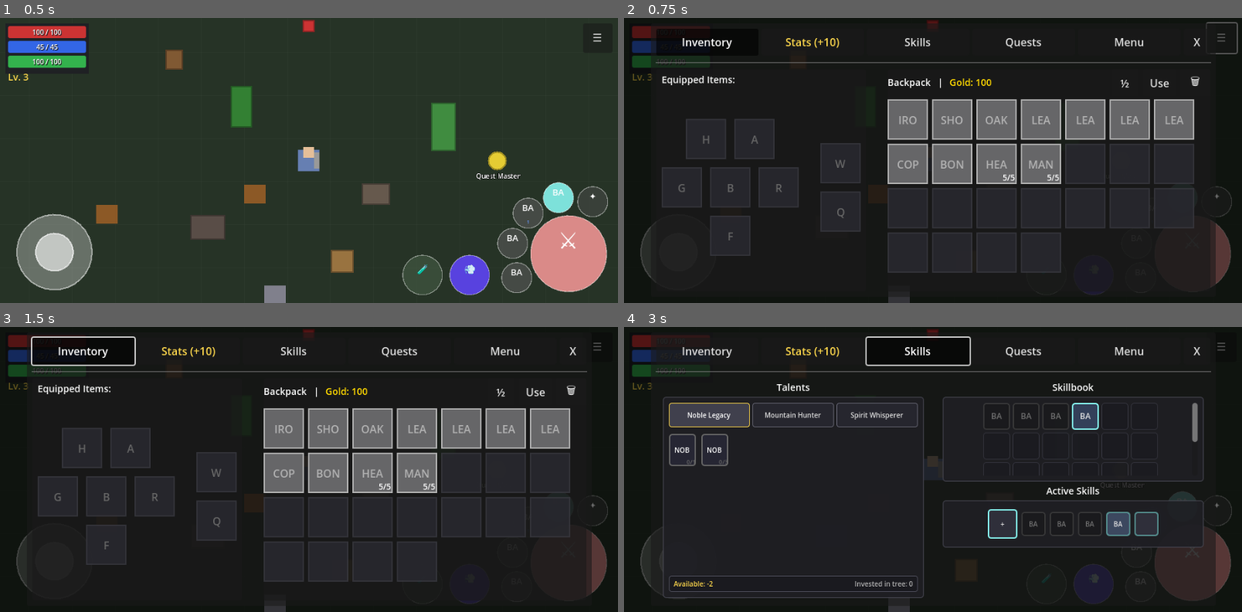
Above: before the commit, frames 1-4 (two rows, left to right).
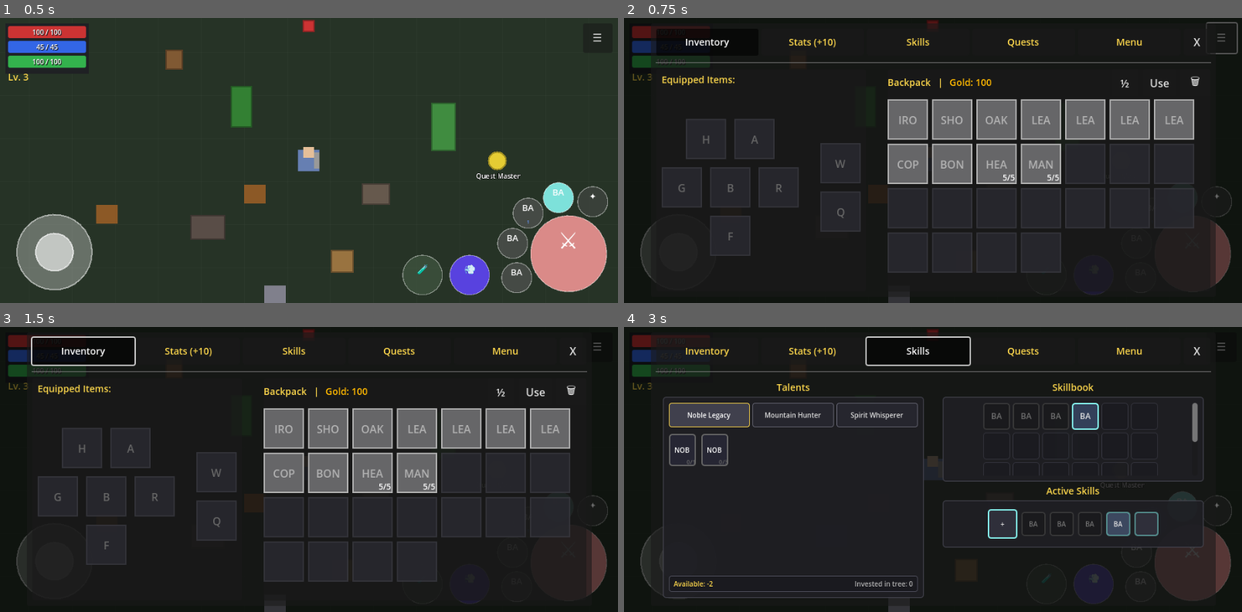
Above: after the commit, the same moments.

Repository: MatousHruska/MobileTestia
Game: Godot game, scene res://scenes/world/test_zone.tscn
The game is run twice, just before and just after one commit, with the same random seed, the same clock (stepped at 60 frames per second) and the same inputs.
Inputs:
- Up to frame 1 (0.5 s): no input
- Up to frame 2 (0.75 s): click "☰" at 0.5 s
- Up to frame 3 (1.5 s): click "Inventory" at 1.25 s
- Up to frame 4 (3 s): click "Stats (+10)" at 2 s; click "Skills" at 2.75 s

Frame 1 is identical in both runs. In frame 2, 1.0% of the frame differs, in the area x 6-84%, y 7-25%; in frame 3, 1.0%; in frame 4, 1.0%.

Commit message:
Apply UITheme colors to tab buttons, filter buttons, and interact buttons
- Add COLOR_SECTION_HEADER to UITheme for consistent text styling
- Fix character menu tab buttons defaulting to white when no badge
- Add font colors to quest log Active/Completed filter buttons
- Add font colors to HubUI Talk/Quest/Trade/Exit buttons
- Add font colors to CombatHUD interact button
- Update UITheme.create_section_header() and create_label() to apply color

Diff:
--- a/autoloads/ui_theme.gd
+++ b/autoloads/ui_theme.gd
@@ -45,6 +45,7 @@
 	# Text colors
 	"color_gold": "1.0,0.85,0.0,1.0",
 	"color_text_dim": "0.7,0.7,0.7,1.0",
+	"color_section_header": "1.0,0.85,0.3,1.0",
 	# Progress/resource bar colors
 	"color_xp_bar": "0.3,0.6,0.9,1.0",
 	"color_debuff": "0.6,0.1,0.1,0.9",
@@ -206,6 +207,9 @@
 var COLOR_TEXT_DIM: Color:
 	get: return get_color("color_text_dim")
 
+var COLOR_SECTION_HEADER: Color:
+	get: return get_color("color_section_header")
+
 var COLOR_XP_BAR: Color:
 	get: return get_color("color_xp_bar")
 
@@ -342,21 +346,23 @@
 # UI ELEMENT FACTORY METHODS
 #===============================================================================
 
-## Create a section header label (centered, font size 14)
+## Create a section header label (centered, font size 14, colored)
 func create_section_header(text: String) -> Label:
 	var label := Label.new()
 	label.text = text
 	label.add_theme_font_size_override("font_size", FONT_SIZE_HEADER)
+	label.add_theme_color_override("font_color", COLOR_SECTION_HEADER)
 	label.horizontal_alignment = HORIZONTAL_ALIGNMENT_CENTER
 	label.size_flags_horizontal = Control.SIZE_EXPAND_FILL
 	return label
 
 
-## Create a standard label
+## Create a standard label (uses section header color by default)
 func create_label(text: String, font_size: int = -1) -> Label:
 	var label := Label.new()
 	label.text = text
 	label.add_theme_font_size_override("font_size", font_size if font_size > 0 else FONT_SIZE_LABEL)
+	label.add_theme_color_override("font_color", COLOR_SECTION_HEADER)
 	return label
 
 
--- a/scenes/ui/hub/hub_ui.gd
+++ b/scenes/ui/hub/hub_ui.gd
@@ -336,6 +336,8 @@
 	talk_button.text = "Talk"
 	talk_button.custom_minimum_size.y = 36
 	talk_button.add_theme_font_size_override("font_size", UITheme.FONT_SIZE_HEADER)
+	talk_button.add_theme_color_override("font_color", UITheme.COLOR_SECTION_HEADER)
+	talk_button.add_theme_color_override("font_hover_color", UITheme.COLOR_AVAILABLE)
 	buttons_container.add_child(talk_button)
 
 	# Quest button
@@ -344,6 +346,8 @@
 	quest_button.text = "Quest"
 	quest_button.custom_minimum_size.y = 36
 	quest_button.add_theme_font_size_override("font_size", UITheme.FONT_SIZE_HEADER)
+	quest_button.add_theme_color_override("font_color", UITheme.COLOR_SECTION_HEADER)
+	quest_button.add_theme_color_override("font_hover_color", UITheme.COLOR_AVAILABLE)
 	buttons_container.add_child(quest_button)
 
 	# Trade button
@@ -352,6 +356,8 @@
 	trade_button.text = "Trade"
 	trade_button.custom_minimum_size.y = 36
 	trade_button.add_theme_font_size_override("font_size", UITheme.FONT_SIZE_HEADER)
+	trade_button.add_theme_color_override("font_color", UITheme.COLOR_SECTION_HEADER)
+	trade_button.add_theme_color_override("font_hover_color", UITheme.COLOR_AVAILABLE)
 	buttons_container.add_child(trade_button)
 
 	# Spacer
@@ -365,6 +371,8 @@
 	exit_button.text = "Exit"
 	exit_button.custom_minimum_size.y = 36
 	exit_button.add_theme_font_size_override("font_size", UITheme.FONT_SIZE_HEADER)
+	exit_button.add_theme_color_override("font_color", UITheme.COLOR_SECTION_HEADER)
+	exit_button.add_theme_color_override("font_hover_color", UITheme.COLOR_AVAILABLE)
 	buttons_container.add_child(exit_button)
 
 	# Quest Accept/Decline buttons (hidden by default)
--- a/scripts/ui/combat/combat_hud.gd
+++ b/scripts/ui/combat/combat_hud.gd
@@ -399,6 +399,9 @@
 	interact_button.text = "Interact"
 	interact_button.visible = false
 	interact_button.custom_minimum_size = config.interact_size
+	interact_button.add_theme_font_size_override("font_size", UITheme.FONT_SIZE_HEADER)
+	interact_button.add_theme_color_override("font_color", UITheme.COLOR_SECTION_HEADER)
+	interact_button.add_theme_color_override("font_hover_color", UITheme.COLOR_AVAILABLE)
 	add_child(interact_button)
 
 
--- a/scripts/ui/menu/character_menu.gd
+++ b/scripts/ui/menu/character_menu.gd
@@ -129,17 +129,28 @@
 	_tab_buttons = [inventory_tab, stats_tab, skills_tab, quests_tab, menu_tab]
 	_panels = [inventory_panel, stats_panel, skills_panel, quests_panel, menu_panel]
 
-	# Connect tab buttons
+	# Connect tab buttons and apply default colors
 	if stats_tab:
 		stats_tab.pressed.connect(_on_tab_pressed.bind(Tab.STATS))
+		stats_tab.add_theme_font_size_override("font_size", UITheme.FONT_SIZE_HEADER)
 	if inventory_tab:
 		inventory_tab.pressed.connect(_on_tab_pressed.bind(Tab.INVENTORY))
+		inventory_tab.add_theme_font_size_override("font_size", UITheme.FONT_SIZE_HEADER)
+		inventory_tab.add_theme_color_override("font_color", UITheme.COLOR_SECTION_HEADER)
+		inventory_tab.add_theme_color_override("font_hover_color", UITheme.COLOR_SECTION_HEADER)
 	if skills_tab:
 		skills_tab.pressed.connect(_on_tab_pressed.bind(Tab.SKILLS))
+		skills_tab.add_theme_font_size_override("font_size", UITheme.FONT_SIZE_HEADER)
 	if quests_tab:
 		quests_tab.pressed.connect(_on_tab_pressed.bind(Tab.QUESTS))
+		quests_tab.add_theme_font_size_override("font_size", UITheme.FONT_SIZE_HEADER)
+		quests_tab.add_theme_color_override("font_color", UITheme.COLOR_SECTION_HEADER)
+		quests_tab.add_theme_color_override("font_hover_color", UITheme.COLOR_SECTION_HEADER)
 	if menu_tab:
 		menu_tab.pressed.connect(_on_tab_pressed.bind(Tab.MENU))
+		menu_tab.add_theme_font_size_override("font_size", UITheme.FONT_SIZE_HEADER)
+		menu_tab.add_theme_color_override("font_color", UITheme.COLOR_SECTION_HEADER)
+		menu_tab.add_theme_color_override("font_hover_color", UITheme.COLOR_SECTION_HEADER)
 
 	# Connect close button
 	if close_button:
@@ -281,8 +292,8 @@
 		stats_tab.add_theme_color_override("font_hover_color", UITheme.COLOR_AVAILABLE)
 	else:
 		stats_tab.text = "Stats"
-		stats_tab.remove_theme_color_override("font_color")
-		stats_tab.remove_theme_color_override("font_hover_color")
+		stats_tab.add_theme_color_override("font_color", UITheme.COLOR_SECTION_HEADER)
+		stats_tab.add_theme_color_override("font_hover_color", UITheme.COLOR_SECTION_HEADER)
 
 
 func _update_skills_badge() -> void:
@@ -297,8 +308,8 @@
 		skills_tab.add_theme_color_override("font_hover_color", UITheme.COLOR_AVAILABLE)
 	else:
 		skills_tab.text = "Skills"
-		skills_tab.remove_theme_color_override("font_color")
-		skills_tab.remove_theme_color_override("font_hover_color")
+		skills_tab.add_theme_color_override("font_color", UITheme.COLOR_SECTION_HEADER)
+		skills_tab.add_theme_color_override("font_hover_color", UITheme.COLOR_SECTION_HEADER)
 
 
 func _on_attribute_points_changed(_points: int) -> void:
--- a/scripts/ui/quest/quest_log_panel.gd
+++ b/scripts/ui/quest/quest_log_panel.gd
@@ -99,6 +99,9 @@
 	_active_filter.button_pressed = true
 	_active_filter.size_flags_horizontal = Control.SIZE_EXPAND_FILL
 	_active_filter.add_theme_font_size_override("font_size", UITheme.FONT_SIZE_LABEL)
+	_active_filter.add_theme_color_override("font_color", UITheme.COLOR_SECTION_HEADER)
+	_active_filter.add_theme_color_override("font_hover_color", UITheme.COLOR_SECTION_HEADER)
+	_active_filter.add_theme_color_override("font_pressed_color", UITheme.COLOR_AVAILABLE)
 	_active_filter.add_theme_stylebox_override("normal", UITheme.create_tab_style(false))
 	_active_filter.add_theme_stylebox_override("pressed", UITheme.create_tab_style(true))
 	_active_filter.pressed.connect(_on_active_filter_pressed)
@@ -109,6 +112,9 @@
 	_completed_filter.toggle_mode = true
 	_completed_filter.size_flags_horizontal = Control.SIZE_EXPAND_FILL
 	_completed_filter.add_theme_font_size_override("font_size", UITheme.FONT_SIZE_LABEL)
+	_completed_filter.add_theme_color_override("font_color", UITheme.COLOR_SECTION_HEADER)
+	_completed_filter.add_theme_color_override("font_hover_color", UITheme.COLOR_SECTION_HEADER)
+	_completed_filter.add_theme_color_override("font_pressed_color", UITheme.COLOR_AVAILABLE)
 	_completed_filter.add_theme_stylebox_override("normal", UITheme.create_tab_style(false))
 	_completed_filter.add_theme_stylebox_override("pressed", UITheme.create_tab_style(true))
 	_completed_filter.pressed.connect(_on_completed_filter_pressed)
